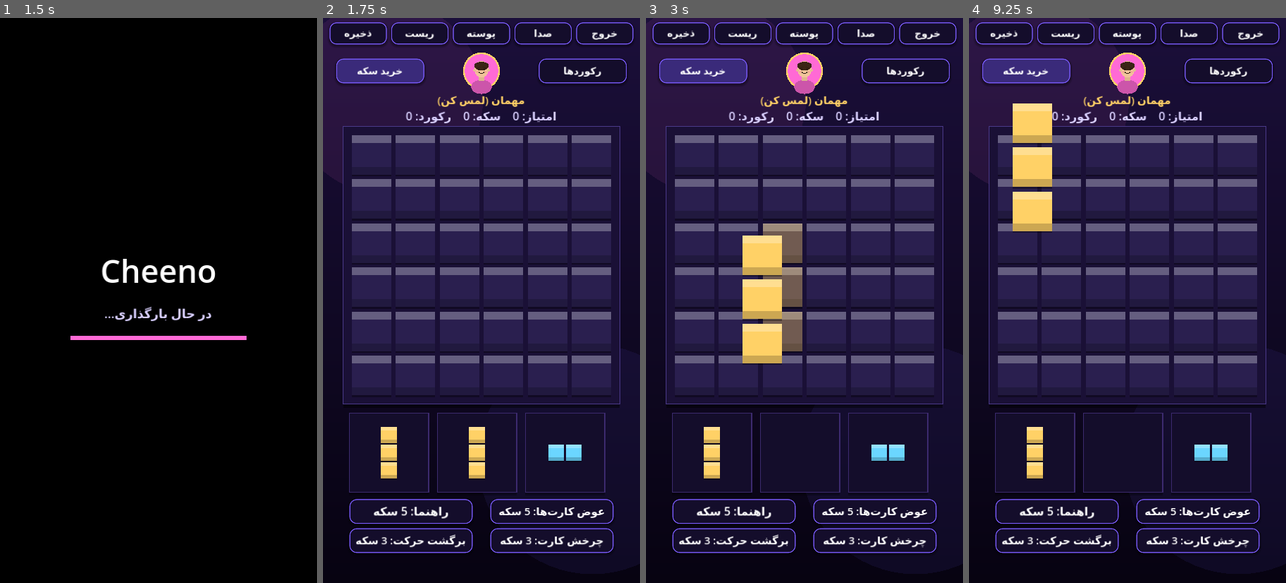
Above: before the commit, frames 1-4 (left to right).
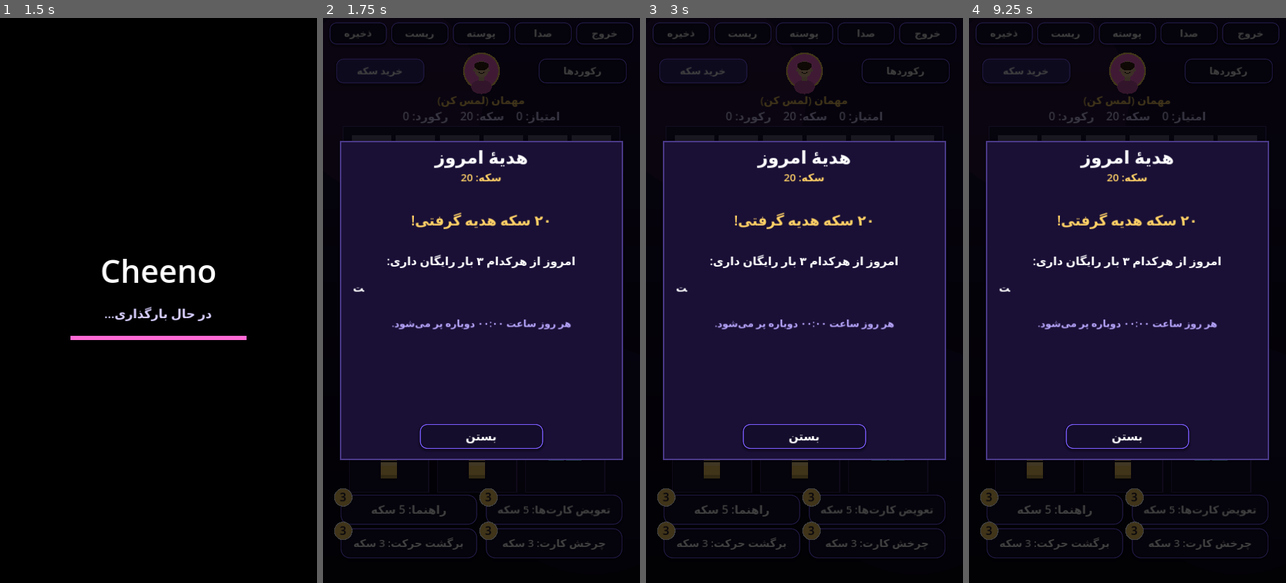
Above: after the commit, the same moments.

Repository: mitvquadiry-cpu/Cheeno
Game: Godot game, scene res://scenes/main.tscn
Two runs of this game, one before a commit and one after it. Both use one fixed random seed, a clock stepped at 60 frames per second and the inputs below.
Inputs (mouse positions are in pixels of both pictures, inside the frame that each line leads up to):
- Up to frame 1 (1.5 s): tap Enter at 0.5 s; move the mouse to (228, 272) at 0.52 s; click (228, 272) at 0.67 s; tap Space at 1.25 s; drag from (95, 328) to (142, 413) at 1.27 s
- Up to frame 2 (1.75 s): no input
- Up to frame 3 (3 s): tap Enter at 2 s; move the mouse to (836, 176) at 2.02 s; click (836, 176) at 2.17 s; tap Space at 2.75 s; drag from (788, 413) to (709, 215) at 2.77 s
- Up to frame 4 (9.25 s): move the mouse to (1222, 385) at 3.52 s; click (1222, 385) at 3.67 s; tap Enter at 4.25 s; drag from (1032, 215) to (1079, 159) at 4.27 s; tap Space at 5 s; move the mouse to (1143, 300) at 5.02 s; click (1143, 300) at 5.17 s; drag from (1079, 159) to (1064, 328) at 5.77 s; move the mouse to (1197, 272) at 6.52 s; click (1197, 272) at 6.67 s; drag from (1064, 328) to (1111, 413) at 7.27 s; move the mouse to (1159, 176) at 8.02 s; click (1159, 176) at 8.17 s; drag from (1111, 413) to (1032, 215) at 8.77 s

Frame 1 is identical in both runs. In frame 2, 70% of the frame differs, in the area x 0-100%, y 0-99%; in frame 3, 71%; in frame 4, 70%.

Commit message:
Add files via upload

Diff:
--- a/game/scripts/api.gd
+++ b/game/scripts/api.gd
@@ -55,7 +55,7 @@
 
 
 func balance() -> Dictionary:
-	return await _request("balance", HTTPClient.METHOD_GET)
+	return await _request("balance&device=%s&coins=%d" % [device_id().uri_encode(), Save.coins], HTTPClient.METHOD_GET)
 
 
 func submit_score(score: int) -> Dictionary:
@@ -68,6 +68,10 @@
 
 func submit_lines(lines: int) -> Dictionary:
 	return await _request("lines", HTTPClient.METHOD_POST, {"lines": lines})
+
+
+func daily() -> Dictionary:
+	return await _request("daily", HTTPClient.METHOD_POST)
 
 
 func leaderboard() -> Dictionary:
--- a/game/scripts/main.gd
+++ b/game/scripts/main.gd
@@ -57,6 +57,7 @@
 var history: Array = []
 var hint := {}
 var msg := ""
+var pressed_pos := Vector2(-1, -1)
 var time := 0.0
 var panel := ""                  # "", skins, sound, profile
 var reset_armed := 0.0
@@ -81,7 +82,8 @@
 		new_game()
 	_handle_launch_uri()
 	if Api.token != "":
-		refresh_profile()
+		await refresh_profile()
+	_daily_check()
 
 
 func _parse(rows: Array) -> Array:
@@ -197,19 +199,19 @@
 
 
 func hint_rect() -> Rect2:
-	return Rect2(Vector2(60, 1090), Vector2(280, 56))
+	return Rect2(Vector2(40, 1080), Vector2(310, 68))
 
 
 func shuffle_rect() -> Rect2:
-	return Rect2(Vector2(380, 1090), Vector2(280, 56))
+	return Rect2(Vector2(370, 1080), Vector2(310, 68))
 
 
 func undo_rect() -> Rect2:
-	return Rect2(Vector2(60, 1156), Vector2(280, 56))
+	return Rect2(Vector2(40, 1156), Vector2(310, 68))
 
 
 func rotate_rect() -> Rect2:
-	return Rect2(Vector2(380, 1156), Vector2(280, 56))
+	return Rect2(Vector2(370, 1156), Vector2(310, 68))
 
 
 func shop_rect() -> Rect2:
@@ -266,8 +268,10 @@
 		event.position.y -= top_off
 	if event is InputEventMouseButton and event.button_index == MOUSE_BUTTON_LEFT:
 		if event.pressed:
+			pressed_pos = event.position
 			_press(event.position)
 		else:
+			pressed_pos = Vector2(-1, -1)
 			_release(event.position)
 	elif event is InputEventMouseMotion:
 		if drag >= 0:
@@ -567,6 +571,7 @@
 		if not r.ok:
 			return false
 		account_balance = int(r.data.get("balance", account_balance))
+		_apply_free(r.data)
 		return true
 	return Save.spend_coins(amount)
 
@@ -580,7 +585,7 @@
 	if game_over or history.is_empty():
 		msg = "حرکتی برای برگشت نیست"
 		return
-	if not await _pay(UNDO_COST, "undo"):
+	if not await _pay_or_free("undo", UNDO_COST, "undo"):
 		_need_coins(UNDO_COST)
 		return
 	_restore(history.pop_back())
@@ -591,7 +596,7 @@
 func _rotate(i: int) -> void:
 	if game_over or hand[i] == null:
 		return
-	if not await _pay(ROTATE_COST, "rotate"):
+	if not await _pay_or_free("rotate", ROTATE_COST, "rotate"):
 		_need_coins(ROTATE_COST)
 		return
 	var cells: Array = hand[i].cells
@@ -687,7 +692,7 @@
 func _shuffle() -> void:
 	if game_over:
 		return
-	if not await _pay(SHUFFLE_COST, "shuffle"):
+	if not await _pay_or_free("shuffle", SHUFFLE_COST, "shuffle"):
 		_need_coins(SHUFFLE_COST)
 		return
 	hand = _new_hand()
@@ -797,7 +802,7 @@
 	if found.is_empty():
 		msg = "جای قانونی‌ای پیدا نشد"
 		return
-	if not await _pay(HINT_COST, "hint"):
+	if not await _pay_or_free("hint", HINT_COST, "hint"):
 		_need_coins(HINT_COST)
 		return
 	hint = found
@@ -814,6 +819,10 @@
 			if not Save.owned.has(int(s)):
 				Save.owned.append(int(s))
 		Save.save()
+	elif r.code == 403:
+		Api.logout()
+		account_balance = -1
+		msg = "حساب شما مسدود شده است"
 
 
 func _handle_launch_uri() -> void:
@@ -905,12 +914,61 @@
 	draw_circle(Vector2(vp.x * 0.85, 1000), 260, Color(0.42, 0.36, 1, 0.08))
 
 
+func _badge(r: Rect2, key: String) -> void:
+	var f := ThemeDB.fallback_font
+	var c := Vector2(r.position.x + 6, r.position.y + 6)
+	var n: int = int(Save.free.get(key, 0))
+	draw_circle(c, 20, Color("#ffd166") if n > 0 else Color("#4a3f7a"))
+	draw_arc(c, 20, 0, TAU, 32, Color.WHITE, 2.0)
+	draw_string(f, Vector2(c.x - 20, c.y + 9), str(n), HORIZONTAL_ALIGNMENT_CENTER, 40, 26,
+		Color("#140d2b") if n > 0 else Color.WHITE)
+
+
+# با حساب وارد‌شده سرور سهمیهٔ رایگان را حساب می‌کند؛ وگرنه محلی
+func _pay_or_free(key: String, amount: int, reason: String) -> bool:
+	if Api.token != "":
+		return await _pay(amount, reason)
+	if int(Save.free.get(key, 0)) > 0:
+		Save.free[key] = int(Save.free[key]) - 1
+		Save.save()
+		return true
+	return await _pay(amount, reason)
+
+
+func _apply_free(d: Dictionary) -> void:
+	var f = d.get("free", null)
+	if f is Dictionary:
+		for k in ["hint", "shuffle", "undo", "rotate"]:
+			Save.free[k] = int(f.get(k, 0))
+		Save.save()
+
+
+func _daily_check() -> void:
+	if Api.token != "":
+		var r: Dictionary = await Api.daily()
+		if r.ok:
+			_apply_free(r.data)
+			account_balance = int(r.data.get("balance", account_balance))
+			if r.data.get("claimed", false):
+				panel = "daily"
+		return
+	var today := Time.get_date_string_from_system()
+	if Save.daily_day == today:
+		return
+	Save.daily_day = today
+	Save.free = {"hint": 3, "shuffle": 3, "undo": 3, "rotate": 3}
+	Save.coins += 20
+	Save.save()
+	panel = "daily"
+
+
 func _btn(r: Rect2, text: String, fill := Color("#140d2b"), fs := 24, tc := Color.WHITE) -> void:
 	var f := ThemeDB.fallback_font
 	var sb := StyleBoxFlat.new()
-	sb.bg_color = fill
+	var down: bool = pressed_pos.x >= 0 and r.has_point(pressed_pos)
+	sb.bg_color = fill.lightened(0.35) if down else fill
 	sb.set_corner_radius_all(int(minf(r.size.y * 0.3, 22.0)))
-	sb.border_color = Color("#7b5cff")
+	sb.border_color = Color("#ffd166") if down else Color("#7b5cff")
 	sb.set_border_width_all(2)
 	sb.shadow_color = Color(0, 0, 0, 0.35)
 	sb.shadow_size = 6
@@ -1058,9 +1116,13 @@
 			draw_rect(Rect2(cell_pos(cp.x, cp.y), Vector2(cell, cell)), hc2, false, 4.0)
 
 	_btn(hint_rect(), "راهنما: %d سکه" % HINT_COST, Color("#140d2b"), 26)
-	_btn(shuffle_rect(), "عوض کارت‌ها: %d سکه" % SHUFFLE_COST, Color("#140d2b"), 24)
+	_btn(shuffle_rect(), "تعویض کارت‌ها: %d سکه" % SHUFFLE_COST, Color("#140d2b"), 24)
 	_btn(undo_rect(), "برگشت حرکت: %d سکه" % UNDO_COST, Color("#140d2b"), 24)
 	_btn(rotate_rect(), "چرخش کارت: %d سکه" % ROTATE_COST, Color("#3a2a7a") if rot_mode else Color("#140d2b"), 24)
+	_badge(hint_rect(), "hint")
+	_badge(shuffle_rect(), "shuffle")
+	_badge(undo_rect(), "undo")
+	_badge(rotate_rect(), "rotate")
 	_btn(shop_rect(), "خرید سکه", Color("#3a2a7a"), 22)
 	_btn(records_rect(), "رکوردها", Color("#140d2b"), 22)
 
@@ -1083,11 +1145,16 @@
 	var pr := panel_rect()
 	draw_rect(pr, Color("#1a1036"))
 	draw_rect(pr, Color("#4b3a8a"), false, 3.0)
-	var title: String = {"skins": "پوسته‌ها", "sound": "صدا", "profile": "پروفایل", "login": "ورود", "shop": "خرید سکه", "records": "رکوردها", "name": "تغییر نام"}.get(panel, "")
+	var title: String = {"skins": "پوسته‌ها", "sound": "صدا", "profile": "پروفایل", "login": "ورود", "shop": "خرید سکه", "records": "رکوردها", "name": "تغییر نام", "daily": "هدیهٔ امروز"}.get(panel, "")
 	draw_string(f, Vector2(0, 330), title, HORIZONTAL_ALIGNMENT_CENTER, 720, 40, Color.WHITE)
 	draw_string(f, Vector2(0, 370 if panel != "skins" else 1000), "سکه: %d" % _coins() if panel != "login" and panel != "name" else "",
 		HORIZONTAL_ALIGNMENT_CENTER, 720, 24, Color("#ffd166"))
 	match panel:
+		"daily":
+			draw_string(f, Vector2(60, 470), "۲۰ سکه هدیه گرفتی!", HORIZONTAL_ALIGNMENT_CENTER, 600, 32, Color("#ffd166"))
+			draw_string(f, Vector2(60, 560), "امروز از هرکدام ۳ بار رایگان داری:", HORIZONTAL_ALIGNMENT_CENTER, 600, 26, Color.WHITE)
+			draw_string(f, Vector2(60, 620), "راهنما، تعویض کارت‌ها، چرخش کارت، برگشت حرکت", HORIZONTAL_ALIGNMENT_CENTER, 600, 24, Color.WHITE)
+			draw_string(f, Vector2(60, 700), "هر روز ساعت ۰۰:۰۰ دوباره پر می‌شود.", HORIZONTAL_ALIGNMENT_CENTER, 600, 22, Color("#b9a8ff"))
 		"skins":
 			for i in SKINS.size():
 				var r := skin_rect(i)
--- a/game/scripts/save.gd
+++ b/game/scripts/save.gd
@@ -12,6 +12,8 @@
 var avatar := 0
 var line_acc := 0
 var game: Dictionary = {}
+var daily_day := ""
+var free: Dictionary = {"hint": 0, "shuffle": 0, "undo": 0, "rotate": 0}
 
 
 func _ready() -> void:
@@ -26,6 +28,8 @@
 		avatar = cf.get_value("player", "avatar", 0)
 		line_acc = cf.get_value("player", "line_acc", 0)
 		game = cf.get_value("player", "game", {})
+		daily_day = cf.get_value("player", "daily_day", "")
+		free = cf.get_value("player", "free", free)
 
 
 func get_coins() -> int:
@@ -62,4 +66,6 @@
 	cf.set_value("player", "avatar", avatar)
 	cf.set_value("player", "line_acc", line_acc)
 	cf.set_value("player", "game", game)
+	cf.set_value("player", "daily_day", daily_day)
+	cf.set_value("player", "free", free)
 	cf.save(PATH)
